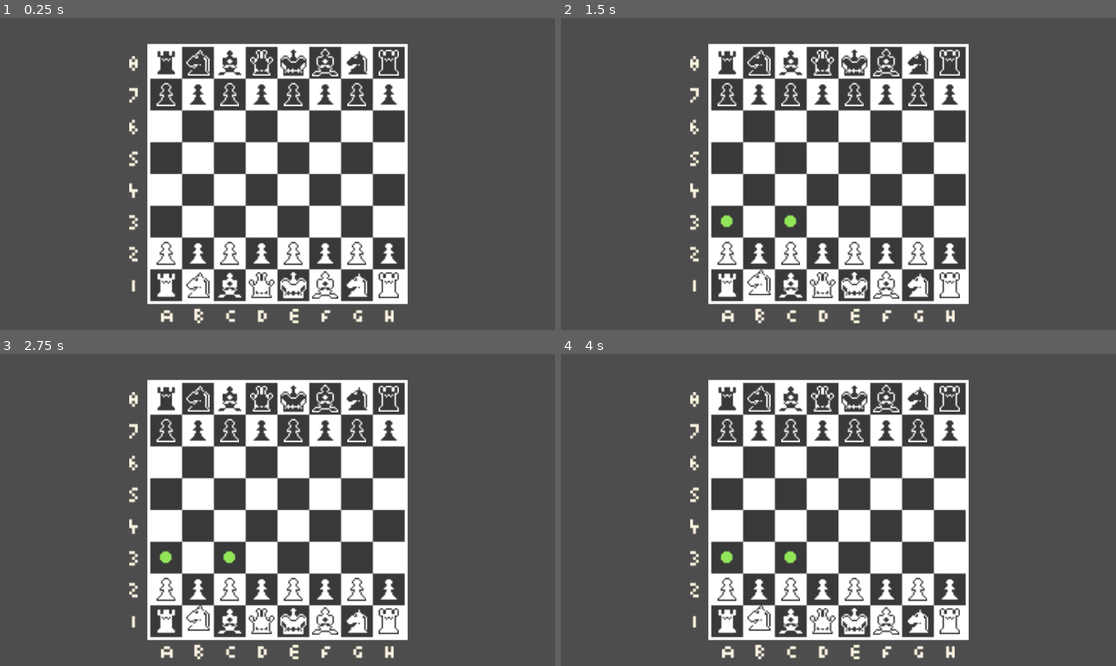
Above: before the commit, frames 1-4 (two rows, left to right).
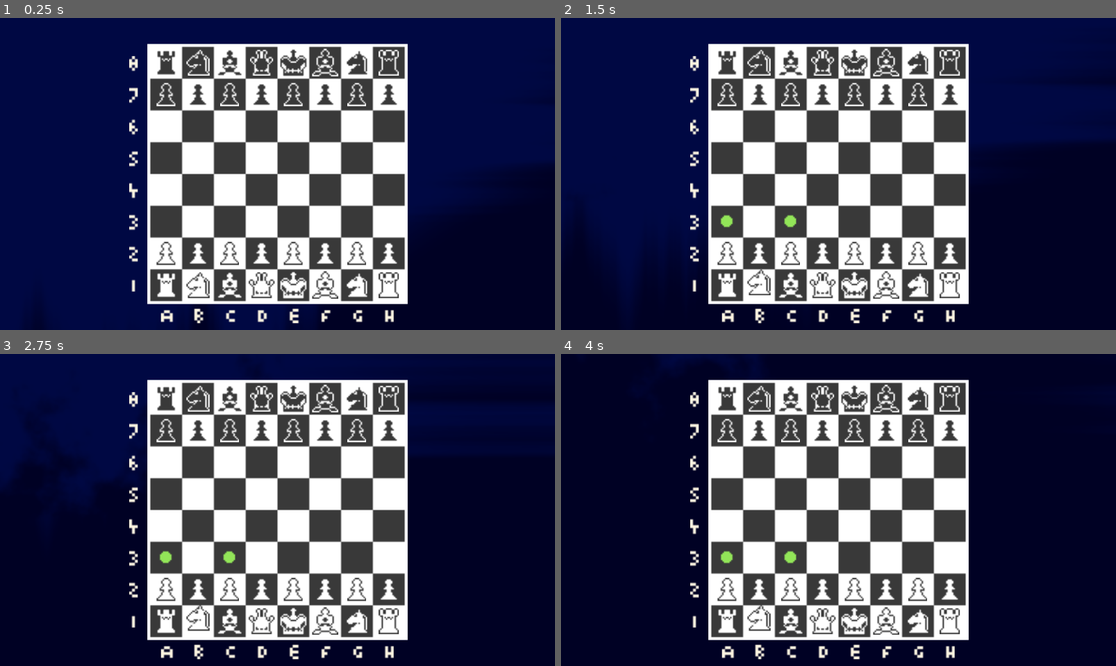
Above: after the commit, the same moments.

Repository: JIH7/chess_simulator
Game: Godot game, scene res://main.tscn
Two runs of this game, one before a commit and one after it. Both use one fixed random seed, a clock stepped at 60 frames per second and the inputs below.
Inputs (mouse positions are in pixels of both pictures, inside the frame that each line leads up to):
- Up to frame 1 (0.25 s): no input
- Up to frame 2 (1.5 s): tap Enter at 0.5 s; move the mouse to (727, 286) at 0.52 s; click (727, 286) at 0.67 s; tap Space at 1.25 s; move the mouse to (760, 286) at 1.27 s; click (760, 286) at 1.42 s
- Up to frame 3 (2.75 s): tap Enter at 2 s; move the mouse to (227, 622) at 2.02 s; click (227, 622) at 2.17 s
- Up to frame 4 (4 s): move the mouse to (821, 622) at 2.77 s; click (821, 622) at 2.92 s; move the mouse to (855, 622) at 3.52 s; click (855, 622) at 3.67 s

The runs differ from the first frame. In frame 1, 61% of the frame differs, in the area x 0-100%, y 0-100%; in frame 2, 61%; in frame 3, 61%; in frame 4, 61%.

Commit message:
Added shaders

Diff:
--- /dev/null
+++ b/assets/simplex_noise.tres
@@ -0,0 +1,8 @@
+[gd_resource type="NoiseTexture2D" load_steps=2 format=3 uid="uid://ivd2lqi7qgag"]
+
+[sub_resource type="FastNoiseLite" id="FastNoiseLite_atyi8"]
+seed = 1
+frequency = 0.012
+
+[resource]
+noise = SubResource("FastNoiseLite_atyi8")
--- /dev/null
+++ b/background.gdshader
@@ -0,0 +1,14 @@
+shader_type canvas_item;
+
+void vertex() {
+	// Called for every vertex the material is visible on.
+}
+
+void fragment() {
+	// Called for every pixel the material is visible on.
+}
+
+//void light() {
+	// Called for every pixel for every light affecting the CanvasItem.
+	// Uncomment to replace the default light processing function with this one.
+//}
--- a/main.tscn
+++ b/main.tscn
@@ -1,9 +1,26 @@
-[gd_scene load_steps=2 format=3 uid="uid://cixx2nvye07uh"]
+[gd_scene load_steps=6 format=3 uid="uid://cixx2nvye07uh"]
 
 [ext_resource type="PackedScene" uid="uid://cif7rx82gf6ks" path="res://prefabs/board.tscn" id="1_hntds"]
+[ext_resource type="Shader" path="res://materials/background.gdshader" id="2_hvgc3"]
+[ext_resource type="Texture2D" uid="uid://bhe7kssid5jg6" path="res://assets/chess/bg.png" id="3_g0xph"]
+[ext_resource type="Texture2D" uid="uid://ivd2lqi7qgag" path="res://assets/simplex_noise.tres" id="3_xgvux"]
+
+[sub_resource type="ShaderMaterial" id="ShaderMaterial_ep4lv"]
+shader = ExtResource("2_hvgc3")
+shader_parameter/bgColor = Color(0, 0.00392157, 0.141176, 1)
+shader_parameter/bgColorAlt = Color(0.000411265, 0.0327873, 0.261389, 1)
+shader_parameter/speed = 0.3
+shader_parameter/scale = 1.8
+shader_parameter/noise_texture = ExtResource("3_xgvux")
 
 [node name="Scene" type="Node2D"]
 
 [node name="Board" parent="." instance=ExtResource("1_hntds")]
 
 [node name="Camera2D" type="Camera2D" parent="."]
+
+[node name="Background" type="Sprite2D" parent="."]
+z_index = -1
+material = SubResource("ShaderMaterial_ep4lv")
+scale = Vector2(1000, 1000)
+texture = ExtResource("3_g0xph")
--- /dev/null
+++ b/materials/background.gdshader
@@ -0,0 +1,26 @@
+shader_type canvas_item;
+
+uniform vec4 bgColor : source_color = vec4(1.0);
+uniform vec4 bgColorAlt: source_color = vec4(1.0);
+uniform float speed : hint_range(0.0, 10.0, 0.1) = 1.0;
+uniform float scale : hint_range(0.1, 10.0, 0.1) = 1.0;
+uniform sampler2D noise_texture;
+
+float noise(vec2 v) {
+	return texture(noise_texture, v).r;
+}
+
+void fragment() {
+	vec2 uv = UV * scale;
+	float time = TIME * speed;
+
+	float blob1 = sin(uv.x * 3.0 + time) + sin(uv.y * 3.0 + time);
+	float blob2 = sin(uv.x * 2.0 - time) + sin(uv.y * 3.0 + time);
+	float blob3 = noise(uv + vec2(time * 0.1, time * 0.1)) * 2.0 - 1.0;
+
+	float combined = blob1 + blob2 + blob3;
+
+	float smooth_blobs = smoothstep(0.0, 1.0, combined);
+
+	COLOR = mix(bgColor, bgColorAlt, smooth_blobs);
+}
--- /dev/null
+++ b/materials/chess_piece.gdshader
@@ -0,0 +1,17 @@
+shader_type canvas_item;
+
+uniform vec4 shine_color : source_color = vec4(1.0);
+uniform float shine_speed : hint_range(0.0, 10.0, 0.1) = 1.0;
+uniform float shine_size : hint_range(0.01, 1.0, 0.01) = 0.01;
+uniform float shine_frequency: hint_range(0.1, 10.0, 0.1) = 1.0;
+
+uniform bool apply_effect = false;
+
+void fragment() {
+	if (apply_effect) {
+		float shine = step(1.0 - shine_size * 0.3, 0.5 + 0.5 * sin((UV.x - UV.y + TIME * shine_speed) * shine_frequency));
+		COLOR.rgb = mix(COLOR.rgb, shine_color.rgb, shine * shine_color.a);
+	} else {
+		COLOR = texture(TEXTURE, UV);
+	}
+}
--- /dev/null
+++ b/materials/chess_piece.tres
@@ -0,0 +1,12 @@
+[gd_resource type="ShaderMaterial" load_steps=2 format=3 uid="uid://bac3cqct5ameu"]
+
+[ext_resource type="Shader" path="res://materials/chess_piece.gdshader" id="1_trplv"]
+
+[resource]
+resource_local_to_scene = true
+shader = ExtResource("1_trplv")
+shader_parameter/shine_color = Color(0.956863, 1, 0.870588, 0.223529)
+shader_parameter/shine_speed = 3.2
+shader_parameter/shine_size = 0.011
+shader_parameter/shine_frequency = 0.4
+shader_parameter/apply_effect = false
--- a/prefabs/square.tscn
+++ b/prefabs/square.tscn
@@ -1,6 +1,7 @@
-[gd_scene load_steps=3 format=3 uid="uid://cg768yibrgm1k"]
+[gd_scene load_steps=4 format=3 uid="uid://cg768yibrgm1k"]
 
 [ext_resource type="Script" path="res://scripts/square.gd" id="1_2awk8"]
+[ext_resource type="Material" uid="uid://bac3cqct5ameu" path="res://materials/chess_piece.tres" id="2_xr8s8"]
 
 [sub_resource type="RectangleShape2D" id="RectangleShape2D_ujbq5"]
 
@@ -8,6 +9,7 @@
 script = ExtResource("1_2awk8")
 
 [node name="PieceSprite" type="Sprite2D" parent="."]
+material = ExtResource("2_xr8s8")
 scale = Vector2(3, 3)
 
 [node name="Area2D" type="Area2D" parent="."]
--- a/scripts/square.gd
+++ b/scripts/square.gd
@@ -9,6 +9,7 @@
 # Node references
 @onready var _sprite: Sprite2D = $PieceSprite
 @onready var _targetSprite: Sprite2D = $TargetSprite
+@onready var _shader_material: ShaderMaterial = _sprite.material
 
 # Piece in this square
 var _currentPiece: ChessPiece = null
@@ -223,6 +224,7 @@
 		_targetSprite.texture = preload(MOVE_TARGET)
 	elif type == ATTACK:
 		_targetSprite.texture = preload(ATTACK_TARGET)
+		_shader_material.set_shader_parameter("apply_effect", true)
 	elif type == CHECK:
 		_targetSprite.texture = preload(CHECK_TARGET)
 
@@ -232,6 +234,7 @@
 		return
 	_targetSprite.texture = null
 	target_state = -1
+	_shader_material.set_shader_parameter("apply_effect", false)
 
 # Movement helper variables
 var _moving_squares: bool = false
